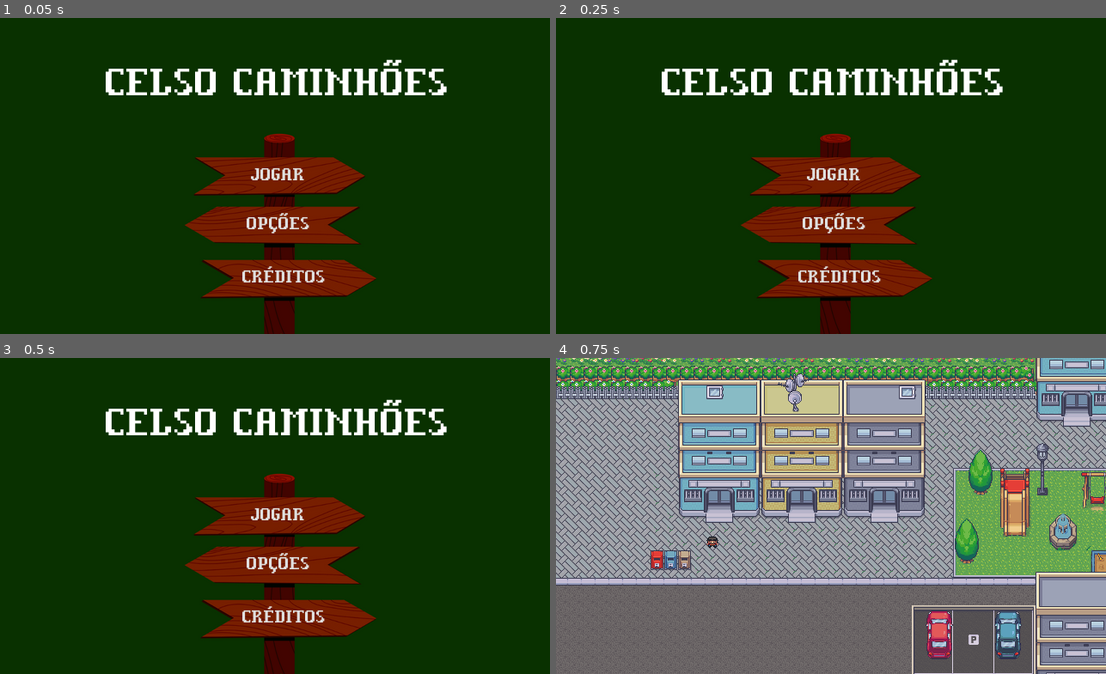
Above: before the commit, frames 1-4 (two rows, left to right).
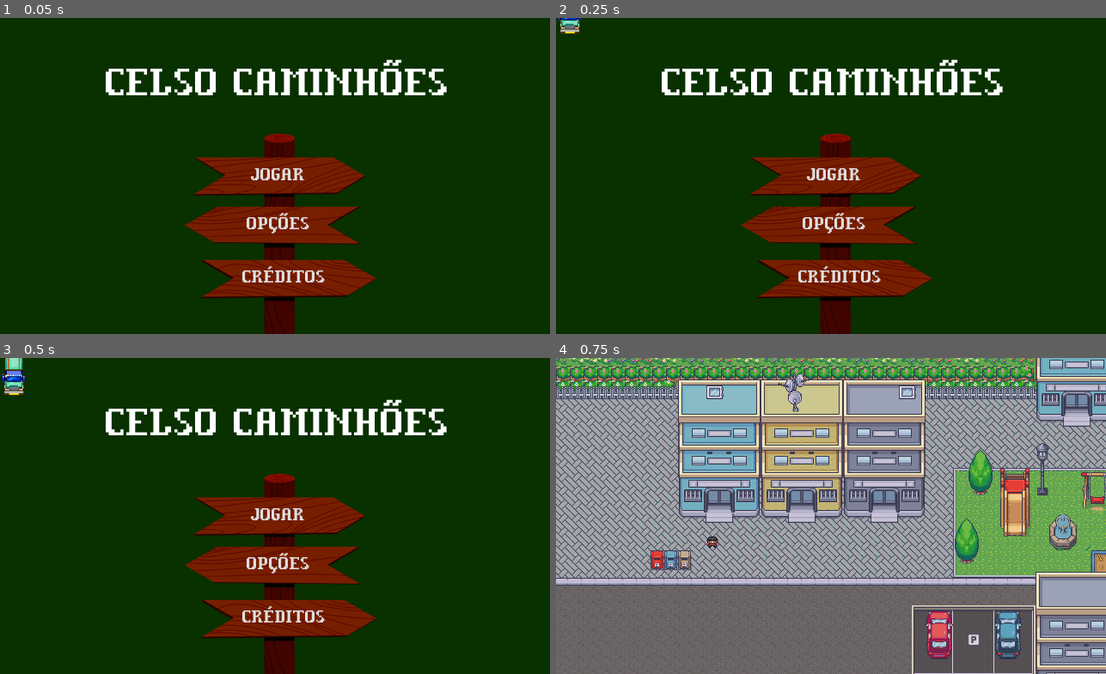
Above: after the commit, the same moments.

Repository: 2023M1T6-Inteli/grupo2
Game: Godot game, scene res://Scenes/MenuInicial.tscn
The game is run twice, just before and just after one commit, with the same random seed, the same clock (stepped at 60 frames per second) and the same inputs.
Inputs:
- Up to frame 1 (0.05 s): no input
- Up to frame 2 (0.25 s): no input
- Up to frame 3 (0.5 s): no input
- Up to frame 4 (0.75 s): click "JOGAR" at 0.5 s

Frame 1 is identical in both runs. In frame 2, 0.2% of the frame differs, in the area x 0-5%, y 0-6%; in frame 3, 0.4%, in the area x 0-5%, y 0-12%; in frame 4, nothing differs.

Commit message:
feat: adiciona sprite do caminhão no menu inicial

Diff:
--- a/src/FirstClass/Scenes/MenuInicial.tscn
+++ b/src/FirstClass/Scenes/MenuInicial.tscn
@@ -1,9 +1,14 @@
-[gd_scene load_steps=11 format=2]
+[gd_scene load_steps=14 format=2]
 
 [ext_resource path="res://Assets/Background/inicio.png" type="Texture" id=1]
 [ext_resource path="res://Scripts/MenuInicial.gd" type="Script" id=2]
 [ext_resource path="res://Assets/Fonts/compasspro.ttf" type="DynamicFontData" id=3]
 [ext_resource path="res://Assets/Music/Forró Estilizado.mp3" type="AudioStream" id=4]
+[ext_resource path="res://Scripts/CaminhaoInicio.gd" type="Script" id=5]
+[ext_resource path="res://Assets/Items/caminhao.png" type="Texture" id=6]
+
+[sub_resource type="RectangleShape2D" id=10]
+extents = Vector2( 16, 32 )
 
 [sub_resource type="DynamicFont" id=1]
 size = 25
@@ -35,6 +40,18 @@
 margin_bottom = 368.0
 texture = ExtResource( 1 )
 expand = true
+
+[node name="CaminhaoInicio" type="KinematicBody2D" parent="."]
+script = ExtResource( 5 )
+
+[node name="Sprite" type="Sprite" parent="CaminhaoInicio"]
+position = Vector2( 15, -33 )
+scale = Vector2( 0.516667, 0.558333 )
+texture = ExtResource( 6 )
+
+[node name="CollisionShape2D" type="CollisionShape2D" parent="CaminhaoInicio"]
+position = Vector2( 16, -32 )
+shape = SubResource( 10 )
 
 [node name="JogarButton" type="Button" parent="."]
 margin_left = 276.0
--- /dev/null
+++ b/src/FirstClass/Scripts/CaminhaoInicio.gd
@@ -0,0 +1,9 @@
+extends KinematicBody2D
+
+
+# Called when the node enters the scene tree for the first time.
+func _ready():
+	pass
+
+func _process(delta):
+	move_and_slide(Vector2(0, 100))
